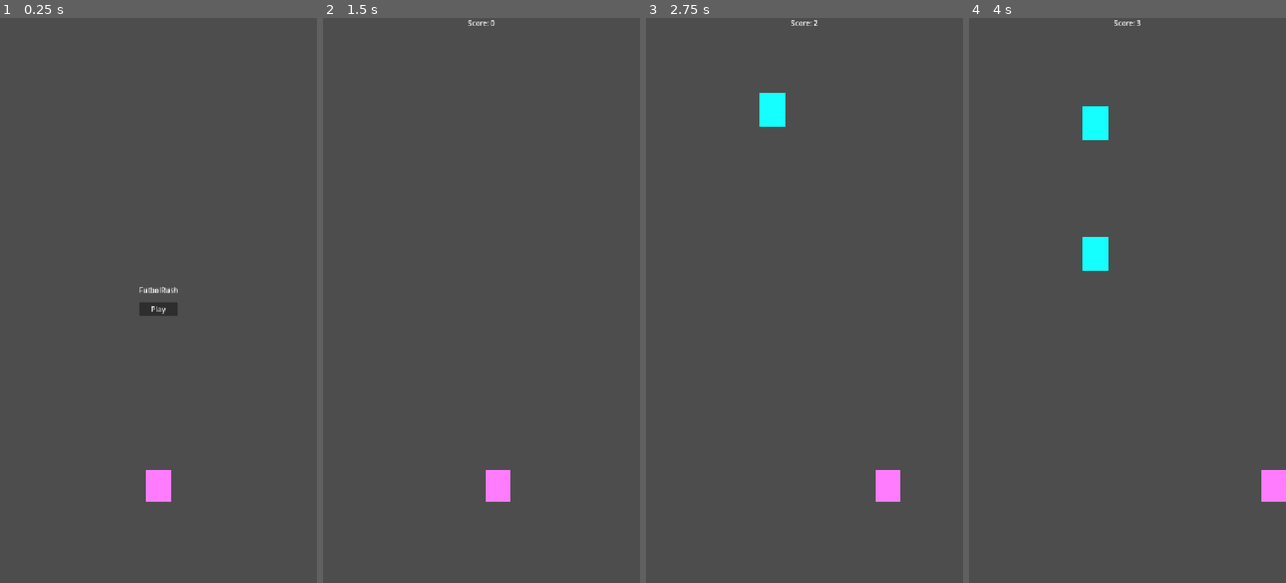
Above: before the commit, frames 1-4 (left to right).
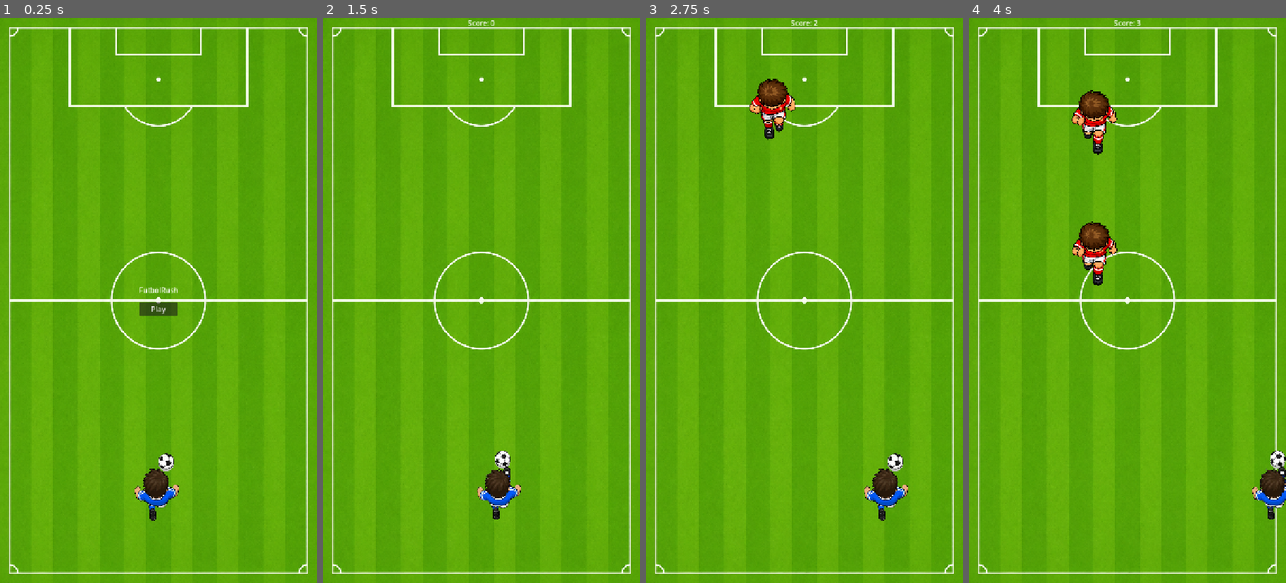
Above: after the commit, the same moments.

Repository: schoibs/futbolrush
Game: Godot game, scene res://scenes/Main.tscn
Same seed, same stepped clock (60 frames per second), same inputs: the game is played once before the commit and once after it.
Inputs:
- Up to frame 1 (0.25 s): no input
- Up to frame 2 (1.5 s): click "Play" at 0.5 s; hold D (move_right) from 1.28 s (still down)
- Up to frame 3 (2.75 s): release D (move_right) at 2.03 s; hold A (move_left) from 2.03 s (still down)
- Up to frame 4 (4 s): release A (move_left) at 2.78 s; hold D (move_right) from 2.78 s (still down)

The runs differ from the first frame. In frame 1, 100% of the frame differs, in the area x 0-100%, y 0-100%; in frame 2, 100%; in frame 3, 100%; in frame 4, 100%.

Commit message:
Player Sprite

Diff:
--- a/scenes/Defender.tscn
+++ b/scenes/Defender.tscn
@@ -1,16 +1,42 @@
 [gd_scene format=3 uid="uid://7rldpgul5fa7"]
 
 [ext_resource type="Script" uid="uid://v5kwvuf0ujmi" path="res://scripts/defender.gd" id="1_r2g7j"]
+[ext_resource type="Texture2D" uid="uid://fcl41pq18stu" path="res://art/sprites/defender_1.png" id="2_p6ck8"]
+[ext_resource type="Texture2D" uid="uid://xs8ktc42kiog" path="res://art/sprites/defender_2.png" id="3_ioame"]
+[ext_resource type="Texture2D" uid="uid://bhg438swwiyfj" path="res://art/sprites/defender_3.png" id="4_ioame"]
 
 [sub_resource type="RectangleShape2D" id="RectangleShape2D_r2g7j"]
 size = Vector2(52, 68)
+
+[sub_resource type="SpriteFrames" id="SpriteFrames_ovm2w"]
+animations = [{
+"frames": [{
+"duration": 1.0,
+"texture": ExtResource("2_p6ck8")
+}, {
+"duration": 1.0,
+"texture": ExtResource("3_ioame")
+}, {
+"duration": 1.0,
+"texture": ExtResource("4_ioame")
+}],
+"loop": true,
+"name": &"run",
+"speed": 5.0
+}]
 
 [node name="Defender" type="Area2D" unique_id=677360749]
 script = ExtResource("1_r2g7j")
 
 [node name="BodyVisual" type="Polygon2D" parent="." unique_id=986199211]
+visible = false
 color = Color(0.08235294, 1, 1, 1)
 polygon = PackedVector2Array(-30, -38, 30, -38, 30, 38, -30, 38)
 
 [node name="CollisionShape2D" type="CollisionShape2D" parent="." unique_id=1089553341]
 shape = SubResource("RectangleShape2D_r2g7j")
+
+[node name="RunAnimation" type="AnimatedSprite2D" parent="." unique_id=5084423]
+scale = Vector2(0.35, 0.35)
+sprite_frames = SubResource("SpriteFrames_ovm2w")
+animation = &"run"
--- a/scenes/DefenderSprinter.tscn
+++ b/scenes/DefenderSprinter.tscn
@@ -1,16 +1,43 @@
 [gd_scene format=3 uid="uid://bq1tstr1lwvd7"]
 
 [ext_resource type="Script" uid="uid://v5kwvuf0ujmi" path="res://scripts/defender.gd" id="1_jvgi0"]
+[ext_resource type="Texture2D" uid="uid://fcl41pq18stu" path="res://art/sprites/defender_1.png" id="2_kg56o"]
+[ext_resource type="Texture2D" uid="uid://xs8ktc42kiog" path="res://art/sprites/defender_2.png" id="3_726io"]
+[ext_resource type="Texture2D" uid="uid://bhg438swwiyfj" path="res://art/sprites/defender_3.png" id="4_726io"]
 
 [sub_resource type="RectangleShape2D" id="RectangleShape2D_r2g7j"]
 size = Vector2(52, 68)
+
+[sub_resource type="SpriteFrames" id="SpriteFrames_dydty"]
+animations = [{
+"frames": [{
+"duration": 1.0,
+"texture": ExtResource("2_kg56o")
+}, {
+"duration": 1.0,
+"texture": ExtResource("3_726io")
+}, {
+"duration": 1.0,
+"texture": ExtResource("4_726io")
+}],
+"loop": true,
+"name": &"run",
+"speed": 5.0
+}]
 
 [node name="Defender" type="Area2D" unique_id=677360749]
 script = ExtResource("1_jvgi0")
 
 [node name="BodyVisual" type="Polygon2D" parent="." unique_id=986199211]
+visible = false
 color = Color(0.87538564, 0.93117917, 0.098893695, 1)
 polygon = PackedVector2Array(-30, -38, 30, -38, 30, 38, -30, 38)
 
 [node name="CollisionShape2D" type="CollisionShape2D" parent="." unique_id=1089553341]
 shape = SubResource("RectangleShape2D_r2g7j")
+
+[node name="RunAnimation" type="AnimatedSprite2D" parent="." unique_id=557024702]
+scale = Vector2(0.35, 0.35)
+sprite_frames = SubResource("SpriteFrames_dydty")
+animation = &"run"
+speed_scale = 1.5
--- a/scenes/Main.tscn
+++ b/scenes/Main.tscn
@@ -5,6 +5,8 @@
 [ext_resource type="PackedScene" uid="uid://7rldpgul5fa7" path="res://scenes/Defender.tscn" id="2_vcsgt"]
 [ext_resource type="PackedScene" uid="uid://bq1tstr1lwvd7" path="res://scenes/DefenderSprinter.tscn" id="3_c01mt"]
 [ext_resource type="PackedScene" uid="uid://chcyw0xdtldhm" path="res://scenes/HUD.tscn" id="3_vcsgt"]
+[ext_resource type="Script" uid="uid://h3vy02yhsy1k" path="res://scripts/pitch_background.gd" id="4_c01mt"]
+[ext_resource type="Texture2D" uid="uid://dkdybv5x0sa6u" path="res://art/sprites/pitch.png" id="5_nxtc6"]
 
 [node name="Main" type="Node2D" unique_id=593698997]
 script = ExtResource("1_0bbpv")
@@ -12,6 +14,10 @@
 sprinter_defender_scene = ExtResource("3_c01mt")
 
 [node name="PitchBackground" type="Node2D" parent="." unique_id=778941993]
+script = ExtResource("4_c01mt")
+
+[node name="PitchSprite" type="Sprite2D" parent="PitchBackground" unique_id=182517325]
+texture = ExtResource("5_nxtc6")
 
 [node name="DefenderContainer" type="Node2D" parent="." unique_id=1849115731]
 
--- a/scenes/Player.tscn
+++ b/scenes/Player.tscn
@@ -1,16 +1,38 @@
 [gd_scene format=3 uid="uid://cscf5bakdqsuk"]
 
 [ext_resource type="Script" uid="uid://c7fjh6oak4at8" path="res://scripts/player.gd" id="1_3vyb7"]
+[ext_resource type="Texture2D" uid="uid://dydo42ra25tb3" path="res://art/sprites/player_1.png" id="2_3li8b"]
+[ext_resource type="Texture2D" uid="uid://ud28s1egfuov" path="res://art/sprites/player_2.png" id="3_mdl7e"]
 
 [sub_resource type="RectangleShape2D" id="RectangleShape2D_p0vlq"]
 size = Vector2(48, 64)
+
+[sub_resource type="SpriteFrames" id="SpriteFrames_qu4a1"]
+animations = [{
+"frames": [{
+"duration": 1.0,
+"texture": ExtResource("2_3li8b")
+}, {
+"duration": 1.0,
+"texture": ExtResource("3_mdl7e")
+}],
+"loop": true,
+"name": &"dribble",
+"speed": 4.0
+}]
 
 [node name="Player" type="Area2D" unique_id=1297052640]
 script = ExtResource("1_3vyb7")
 
 [node name="BodyVisual" type="Polygon2D" parent="." unique_id=288873606]
+visible = false
 color = Color(1, 0.4862745, 1, 1)
 polygon = PackedVector2Array(-28, -36, 28, -36, 28, 36, -28, 36)
 
 [node name="CollisionShape2D" type="CollisionShape2D" parent="." unique_id=101636162]
 shape = SubResource("RectangleShape2D_p0vlq")
+
+[node name="PlayerAnimation" type="AnimatedSprite2D" parent="." unique_id=2093824173]
+scale = Vector2(0.35, 0.35)
+sprite_frames = SubResource("SpriteFrames_qu4a1")
+animation = &"dribble"
--- a/scripts/defender.gd
+++ b/scripts/defender.gd
@@ -5,8 +5,13 @@
 @export var speed := 300.0
 @export var half_height := 38.0
 
+@onready var run_animation: AnimatedSprite2D = $RunAnimation
+
 func _ready() -> void:
 	area_entered.connect(_on_area_entered)
+
+	if run_animation.sprite_frames != null and run_animation.sprite_frames.has_animation("run"):
+		run_animation.play("run")
 
 func _physics_process(delta: float) -> void:
 	position.y += speed * delta
--- /dev/null
+++ b/scripts/pitch_background.gd
@@ -0,0 +1,25 @@
+extends Node2D
+
+@onready var pitch_sprite: Sprite2D = $PitchSprite
+
+var last_viewport_size := Vector2.ZERO
+
+func _ready() -> void:
+	fit_pitch_to_viewport()
+
+func _process(_delta: float) -> void:
+	var current_size := get_viewport_rect().size
+	if current_size != last_viewport_size:
+		fit_pitch_to_viewport()
+
+func fit_pitch_to_viewport() -> void:
+	if pitch_sprite.texture == null:
+		return
+
+	var size := get_viewport_rect().size
+	var texture_size := pitch_sprite.texture.get_size()
+
+	last_viewport_size = size
+	pitch_sprite.centered = false
+	pitch_sprite.position = Vector2.ZERO
+	pitch_sprite.scale = Vector2(size.x / texture_size.x, size.y / texture_size.y)
--- a/scripts/player.gd
+++ b/scripts/player.gd
@@ -7,10 +7,15 @@
 @export var friction := 2200.0
 @export var half_width := 28.0
 
+@onready var player_animation: AnimatedSprite2D = $PlayerAnimation
+
 var velocity_x := 0.0
 
 func _ready() -> void:
 	add_to_group("player")
+
+	if player_animation.sprite_frames != null and player_animation.sprite_frames.has_animation("dribble"):
+		player_animation.play("dribble")
 
 func _physics_process(delta: float) -> void:
 	var direction := Input.get_axis("move_left", "move_right")
Binary file added: art/sprites/defender_1.png
Not shown, added: art/sprites/defender_1.png.import
Binary file added: art/sprites/defender_2.png
Not shown, added: art/sprites/defender_2.png.import
Binary file added: art/sprites/defender_3.png
Not shown, added: art/sprites/defender_3.png.import
Binary file added: art/sprites/pitch.png
Not shown, added: art/sprites/pitch.png.import
Binary file added: art/sprites/player_1.png
Not shown, added: art/sprites/player_1.png.import
Binary file added: art/sprites/player_2.png
Not shown, added: art/sprites/player_2.png.import
(and 2 more such lines)
